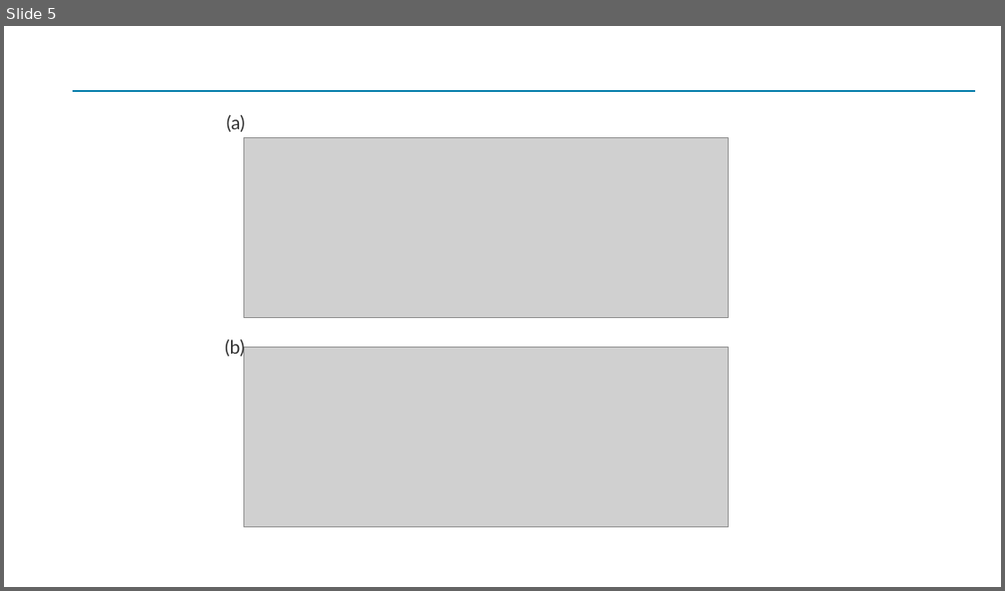
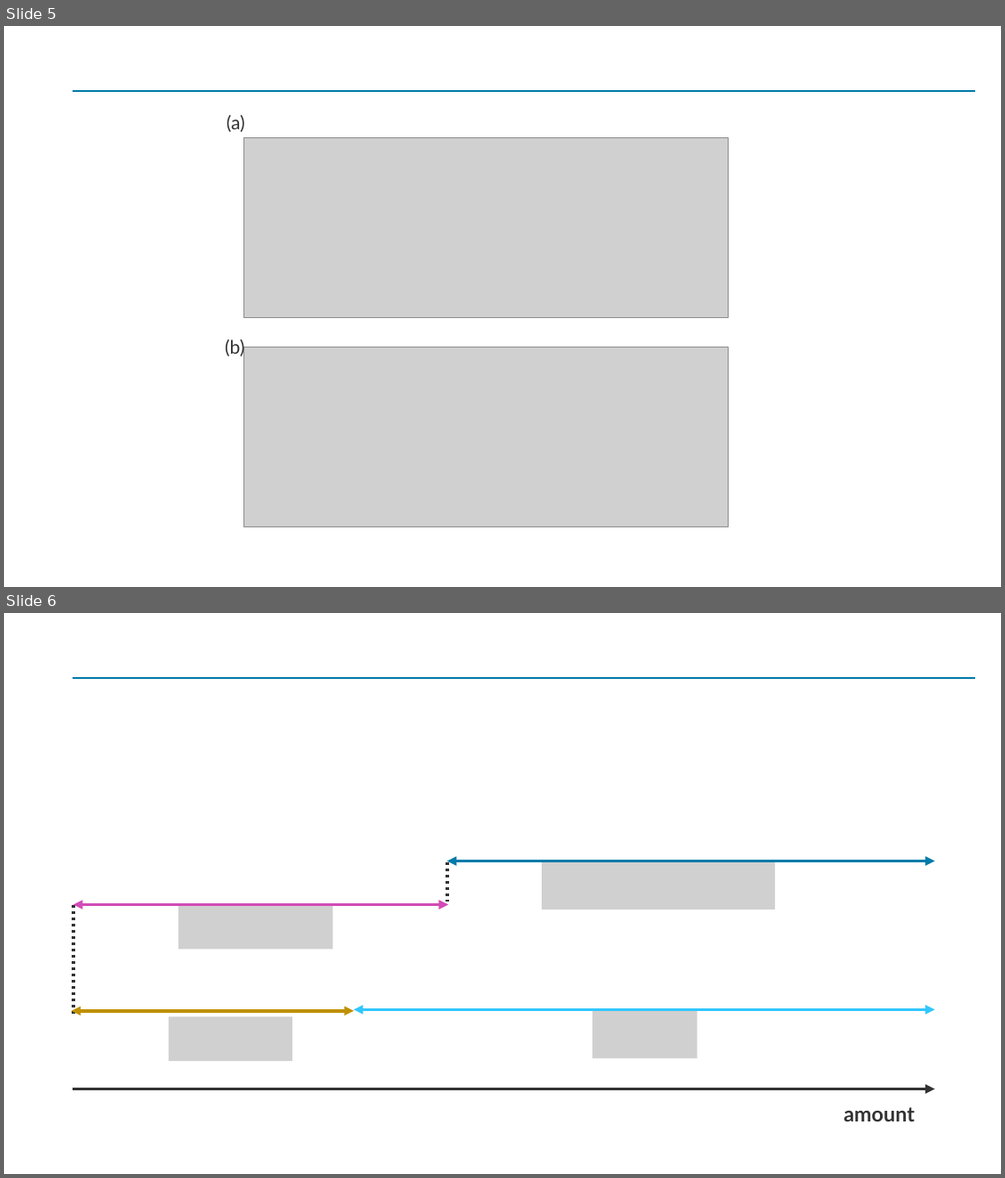
Before and after one commit to Yoshiaki-Harada/Resarch, a slide deck: Paper/master-thesis/src/img/chapter-2/図.pptx. Shown one above the other, each under a label of ours: slide 5 before the commit, slides 5 and 6 after it. The pictures are 1005x591 and 1005x1178 pixels, drawn with LibreOffice and Linux fonts; fonts in the diff are those of the drawing; grey boxes stand for pictures. Boxes give left, top, right and bottom in pixels: in the first picture for what was removed or moved away, otherwise in the second. Text is boxed around its words. In the diff, an @@ line names an element or a change of style, - is before the commit and + after.

```diff
--- a/Paper/master-thesis/src/img/chapter-2/図.pptx
+++ b/Paper/master-thesis/src/img/chapter-2/図.pptx
@@ slide 6 added at box(4, 613, 1001, 1174), background #FFFFFF; not listed: 1 template element that a slide beside it also shows @@
@@ line added from (447, 862) to (447, 901), #323232 3 pt dashed @@
@@ double arrow added from (447, 861) to (935, 861), #007BA9 3 pt @@
@@ picture added at box(542, 862, 775, 909) @@
@@ line added from (73, 905) to (73, 1017), #323232 3 pt dashed @@
@@ double arrow added from (73, 905) to (448, 905), #D34BB6 3 pt @@
@@ picture added at box(178, 905, 333, 949) @@
@@ double arrow added from (72, 1011) to (354, 1011), #BF9000 3 pt @@
@@ double arrow added from (354, 1009) to (935, 1009), #32C7FF 3 pt @@
@@ picture added at box(592, 1011, 697, 1058) @@
@@ picture added at box(169, 1017, 291, 1061) @@
@@ arrow added from (73, 1088) to (935, 1088), #323232 3 pt @@
@@ text added at box(843, 1107, 914, 1121), 20 pt, text #323232, bold @@
+amount
```
Also in this commit, not shown: 1 slide changed, 1 slide removed, 4 other files.
